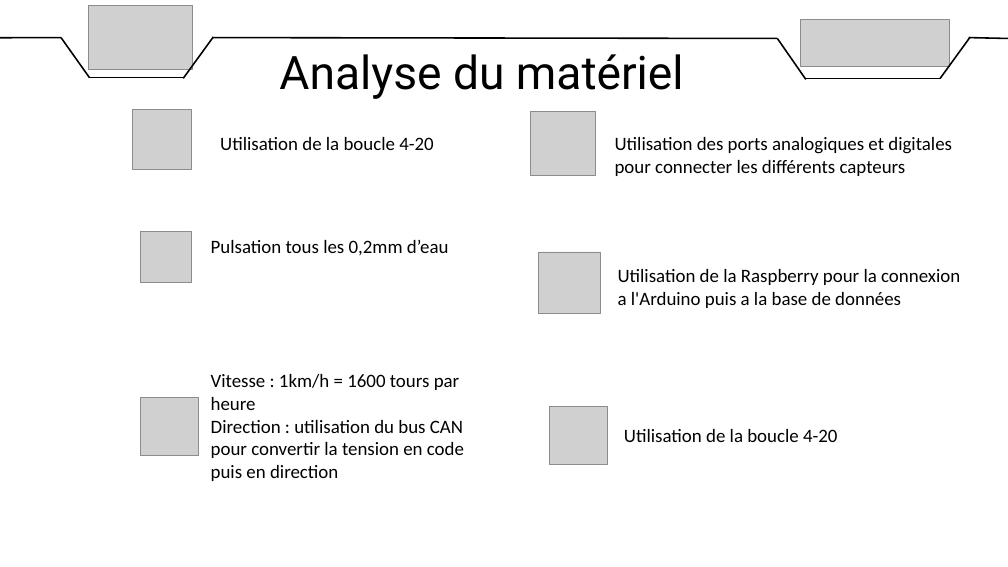
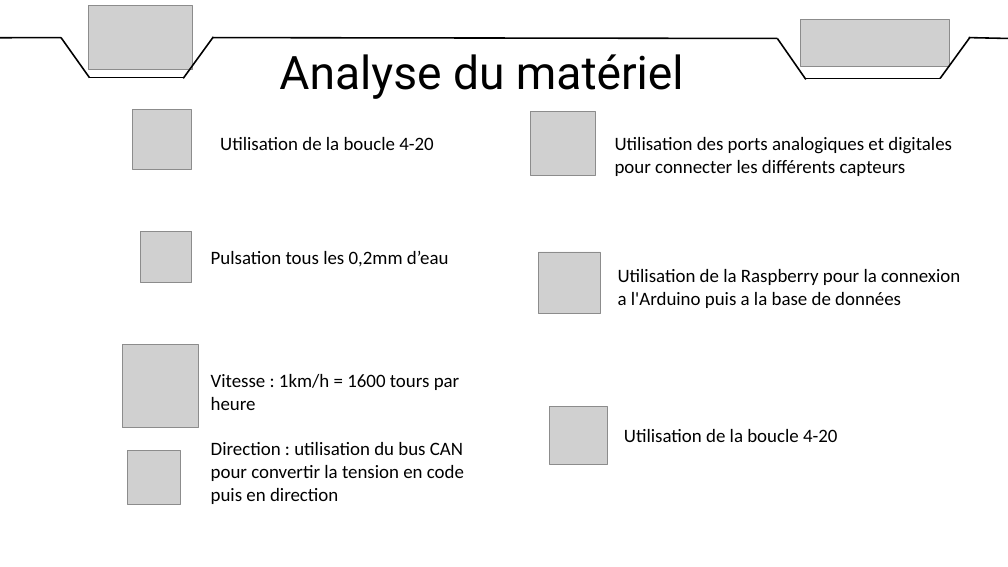
Before and after one commit to DylanChe/SupervisionSerre, a slide deck: slide 11 of oral_projet/revue_2/diaporama_revue_2_steven.pptx. Drawn at 1008x567 pixels with LibreOffice and Linux fonts; fonts in the diff are those of the drawing; grey boxes stand for pictures. Boxes give left, top, right and bottom in pixels: in the first picture for what was removed or moved away, otherwise in the second. Text is boxed around its words. In the diff, an @@ line names an element or a change of style, - is before the commit and + after.

```diff
--- a/oral_projet/revue_2/diaporama_revue_2_steven.pptx
+++ b/oral_projet/revue_2/diaporama_revue_2_steven.pptx
@@ text "Pulsation tous les 0,2mm d’eau": place and size @@
-text "Pulsation tous les 0,2mm d’eau" at (211, 240, 449, 255)
+text "Pulsation tous les 0,2mm d’eau" at (211, 251, 449, 266)
@@ picture added at (123, 345, 199, 428) @@
@@ text "Vitesse : 1km/h = 1600 ..." rewrapped from (211, 374, 464, 481) to (211, 374, 464, 504) @@
@@ picture removed at (141, 398, 199, 456) @@
@@ picture added at (127, 451, 181, 504) @@
```
Also in this commit, not shown: 2 other slides changed.
